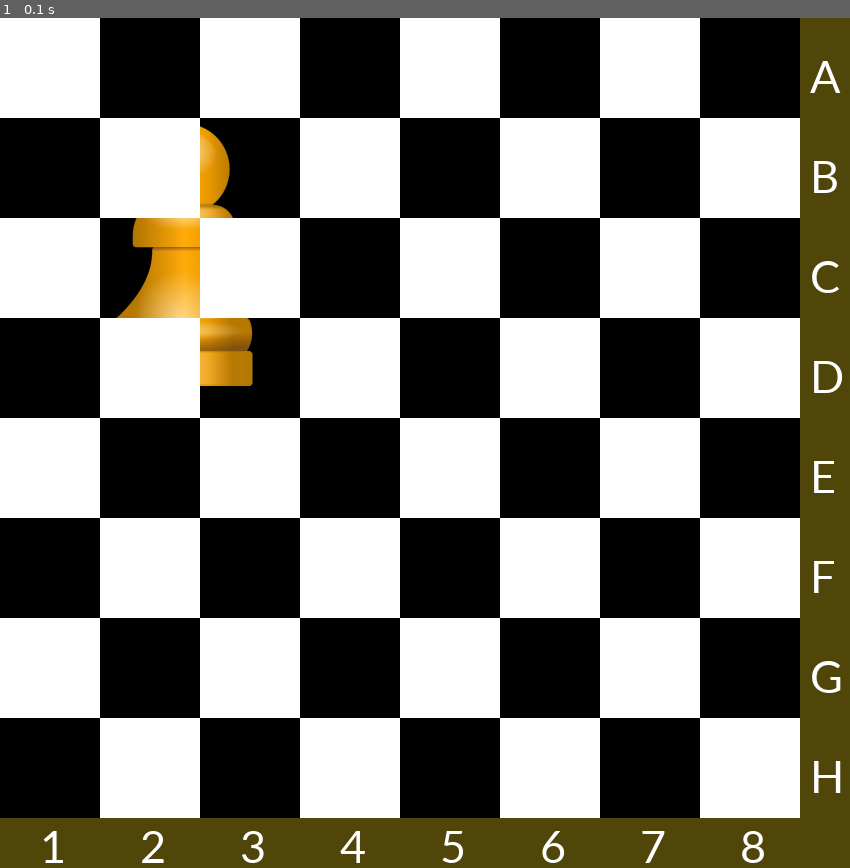
Above: before the commit, frame 1.
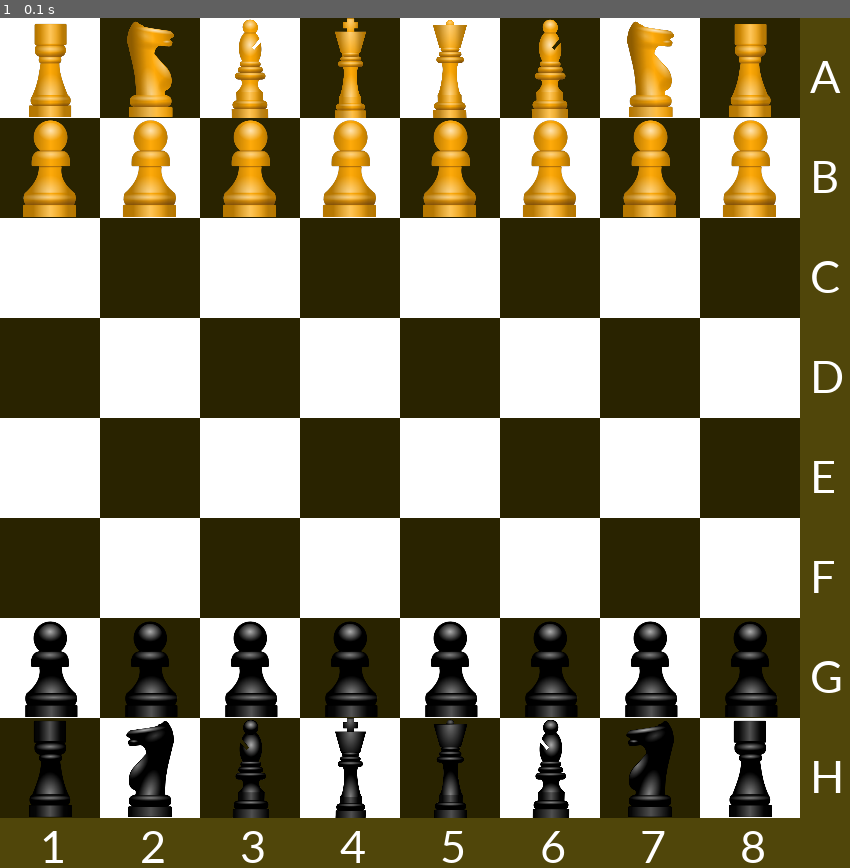
Above: after the commit, the same moment.

Repository: HausMeister008/CHESS
Game: pygame game, started from game.py
The game is run twice, just before and just after one commit, with the same random seed, the same clock (stepped at 60 frames per second) and the same inputs.
Inputs:
- Up to frame 1 (0.1 s): no input

The runs differ from the first frame. In frame 1, 49% of the frame differs, in the area x 0-95%, y 0-95%.

Commit message:
fjhvdsfjhdsf

Diff:
--- /dev/null
+++ b/classes.py
@@ -0,0 +1,11 @@
+import pygame, sys, math
+
+class Figure:
+    def __init__(self, name:str, position:tuple):
+        self.name = name
+        self.position = position
+
+
+class Farmer(Figure):
+    def __init__(self):
+        pass
--- a/game.py
+++ b/game.py
@@ -1,27 +1,24 @@
 import pygame, sys, math
+from methods import *
 
 pygame.init()
 
 # creating window
 rect_size = 100
 chars_space_size = math.ceil(int(rect_size * 0.5))
-print(chars_space_size)
 size = [rect_size*8 + chars_space_size, rect_size*8 +  chars_space_size]
 screen = pygame.display.set_mode(size)
 clock = pygame.time.Clock()
+
 side_color = (80,70,10)
 font_size = 50
 myfont = pygame.font.SysFont("Calibri", font_size)
 
-screen.fill((0,0,0))
+screen.fill((41,35,0))
 
 chars = 'ABCDEFGH'
 board_data = {(char, number+1): {'manned': False, 'figure': ''} for char in chars for number in range(8)}
 # board_data[('A', 2)] --> {'manned': True, 'figure': 'horse1_black'}
-
-farmer_white = pygame.image.load('./figures/farmer.png')
-
-screen.blit(farmer_white, (100,100))
 
 for i in range(8): #i -> y Koordinate
     for j in range(4):
@@ -42,11 +39,26 @@
 
 pygame.draw.rect(screen, side_color, (8*rect_size, 8*rect_size,chars_space_size, chars_space_size))
 
+first_row_figures = {'tower':[0,7], 'horse':[1,6], 'runner':[2,5], 'lady':[4], 'king':[3]}
+# loop for both players
+for player in range(1,3):
+    #placing first row items
+    for field in range(8):
+        x = [(key if field in value else '') for key, value in first_row_figures.items()] # zb ['','','','tower', '']
+        x.sort() # ['','',''..., 'tower']
+        figure = x[-1]
+        place_figure(figure if player == 1 else figure + '_black',rect_size, screen, ('A' if player == 1 else 'H', field+1))
+
+    #mathematical impovements needed ?!
+    for field in range(8,16): # placing farmers in second row
+        #placing of the farmers
+        place = list(board_data.keys())[field] if player == 1 else list(board_data.keys())[-(field+1)]
+        place_figure('farmer' if player == 1 else 'farmer_black',rect_size, screen, place)
+
 go = True
 while go:
     for event in pygame.event.get():
         if event.type == pygame.QUIT:
             sys.exit()
     pygame.display.update()
-    #set fps
     clock.tick(60)
--- /dev/null
+++ b/methods.py
@@ -0,0 +1,13 @@
+import pygame, sys, math
+
+
+def place_figure(png_name, rect_size, screen, where:tuple):
+    chars = 'ABCDEFGH'
+    c_x, c_y = where[1]-1, chars.index(where[0]) # defining x and y coordinates
+    c_figure = pygame.image.load(f"./figures/{png_name}.png") # loading the corresponding image
+    c_figure.convert()
+    c_figure = pygame.transform.rotozoom(c_figure, 0, rect_size / c_figure.get_height()) # scaling the image to the right size
+    screen.blit(c_figure, (((rect_size/2) - c_figure.get_width() / 2)+ c_x*rect_size, c_y*rect_size))
+
+if __name__ == "__main__":
+    pass
Renamed: figures/springer.png -> figures/runner.png
Renamed: figures/springer_black.png -> figures/runner_black.png
